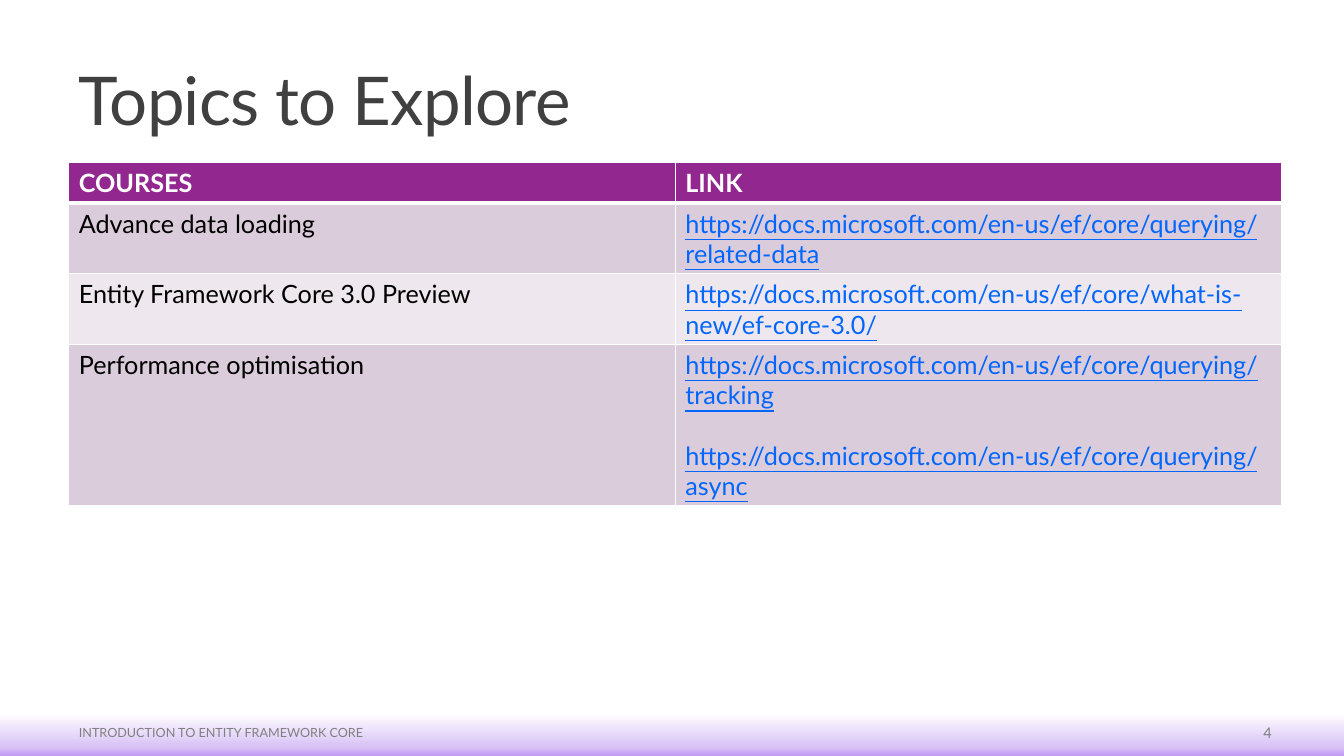
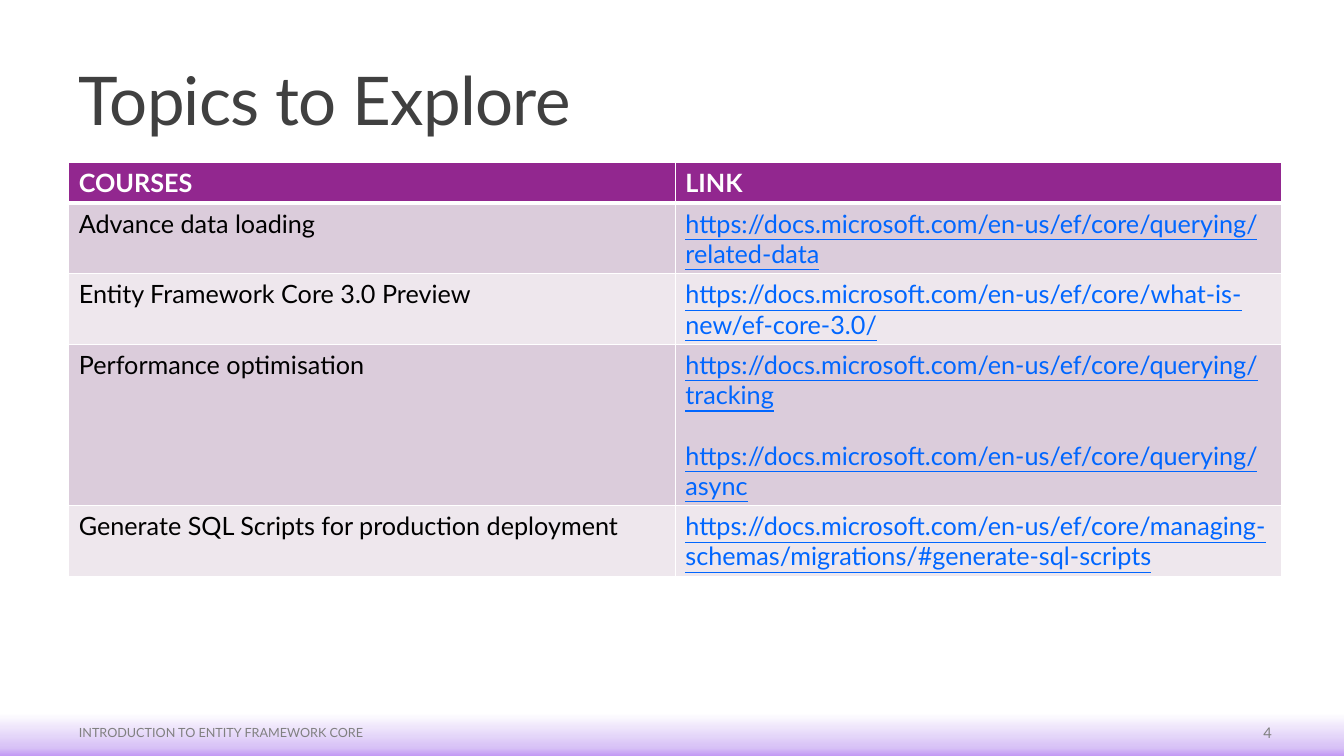
Before and after one commit to c0j0s/StudentManagementSystem, a slide deck: slide 4 of Training Materials/Lecture/4. Addtional Resources.pptx. Drawn at 1344x756 pixels with LibreOffice and Linux fonts; fonts in the diff are those of the drawing. Boxes give left, top, right and bottom in pixels: in the first picture for what was removed or moved away, otherwise in the second. Text is boxed around its words. In the diff, an @@ line names an element or a change of style, - is before the commit and + after.

```diff
--- a/Training Materials/Lecture/4. Addtional Resources.pptx
+++ b/Training Materials/Lecture/4. Addtional Resources.pptx
@@ table at [69,162,1282,607] @@
+row 5: Generate SQL Scripts for production deployment | https://docs.microsoft.com/en-us/ef/core/managing-schemas/migrations/#generate-sql-scripts
```
Also in this commit, not shown: 1 other slide changed, 5 other files.
